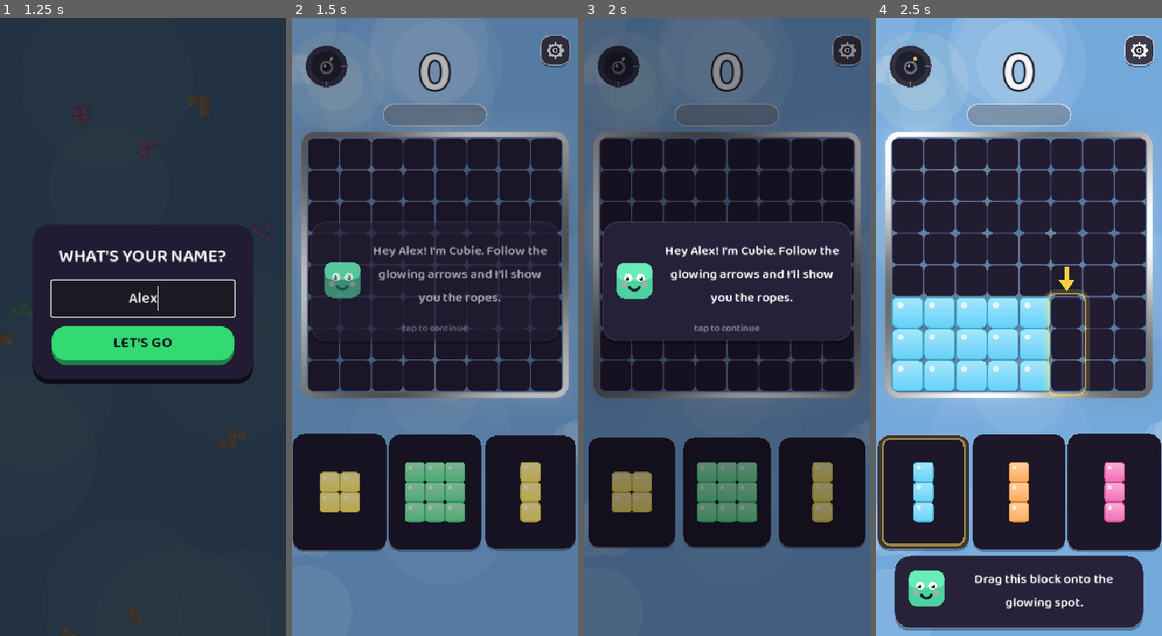
Above: before the commit, frames 1-4 (left to right).
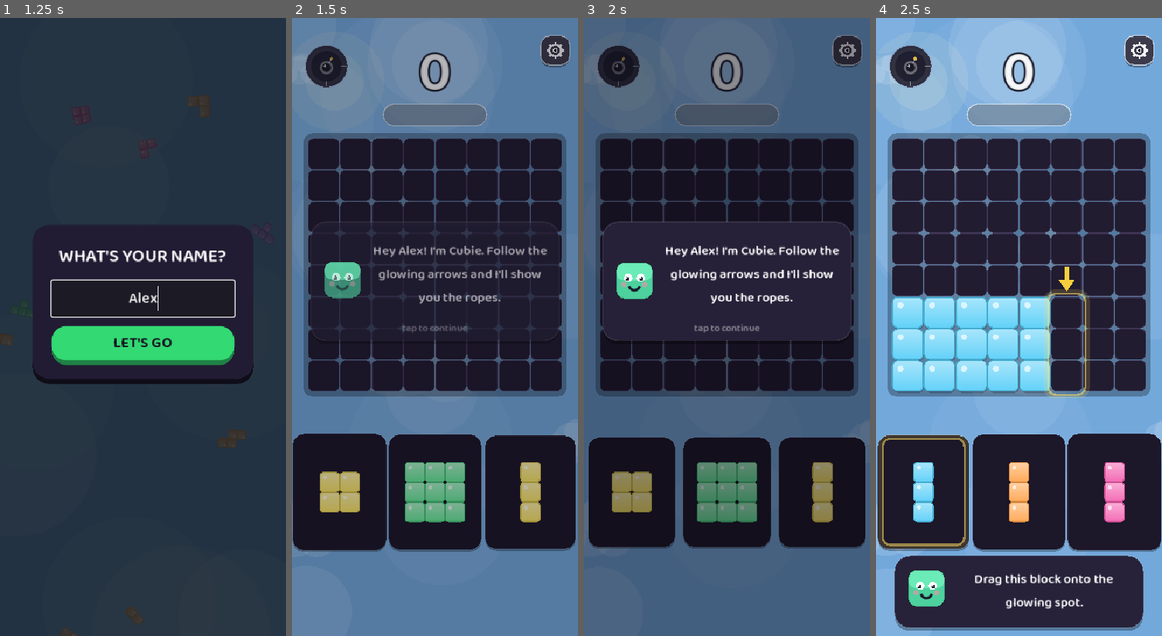
Above: after the commit, the same moments.

Repository: XSideZ/stax-game
Game: Godot game, scene res://scenes/MainMenu.tscn
Two runs of this game, one before a commit and one after it. Both use one fixed random seed, a clock stepped at 60 frames per second and the inputs below.
Inputs (mouse positions are in pixels of both pictures, inside the frame that each line leads up to):
- Up to frame 1 (1.25 s): click (143, 296) at 0.52 s; type "Alex" at 0.6 s
- Up to frame 2 (1.5 s): click "LET'S GO" at 1.25 s
- Up to frame 3 (2 s): no input
- Up to frame 4 (2.5 s): tap Enter at 2 s; move the mouse to (1081, 296) at 2.02 s; click (1081, 296) at 2.17 s

Frame 1 is identical in both runs. In frame 2, 3.3% of the frame differs, in the area x 3-97%, y 18-62%; in frame 3, 3.0%; in frame 4, 3.4%, in the area x 3-98%, y 18-62%.

Commit message:
Draw board frame behind blocks so edges aren't clipped

Diff:
--- a/scripts/Grid.gd
+++ b/scripts/Grid.gd
@@ -82,7 +82,8 @@
 	frame_rect.mouse_filter = Control.MOUSE_FILTER_IGNORE
 	frame_rect.size = Vector2(fs, fs)
 	frame_rect.position = Vector2(BOARD_SPAN * 0.5 - fs * 0.5, BOARD_SPAN * 0.5 - fs * 0.5)
-	frame_rect.z_index = 1
+	frame_rect.z_index = -1
+	frame_rect.show_behind_parent = true
 	add_child(frame_rect)
 
 func _process(delta: float) -> void:
